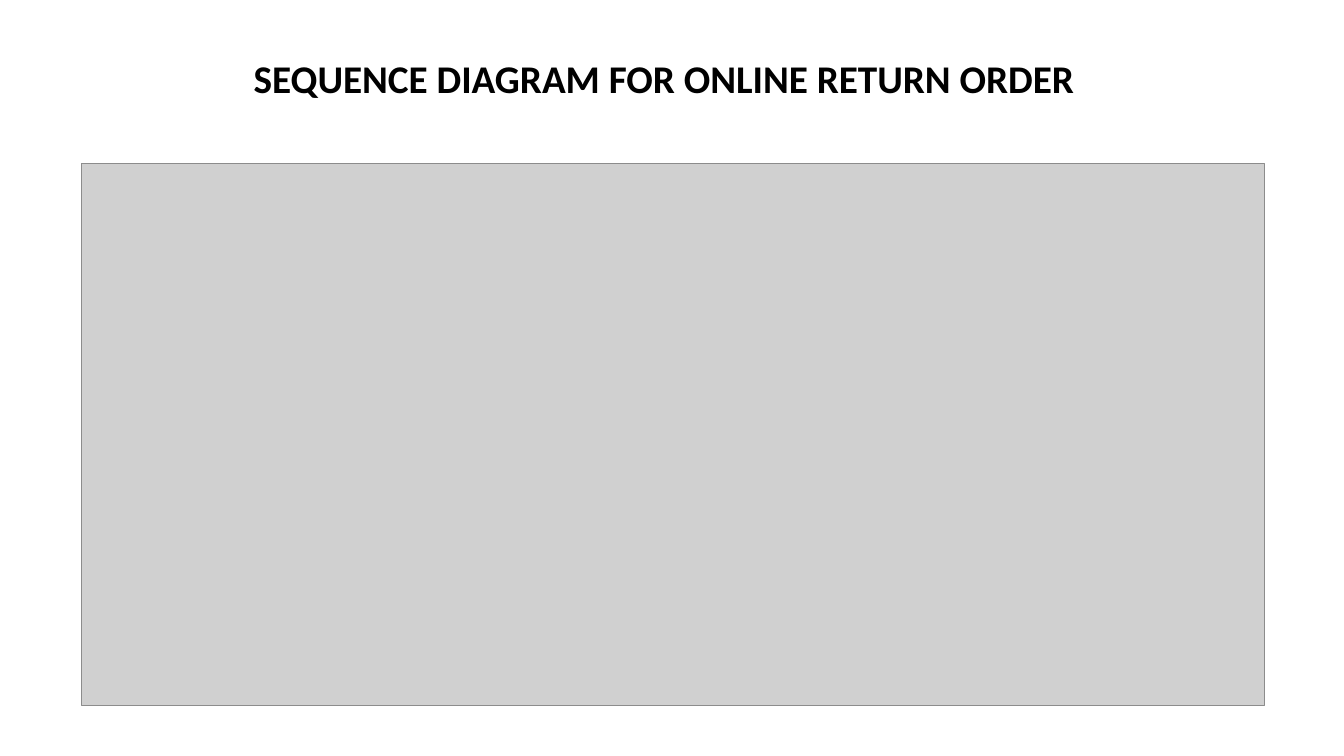
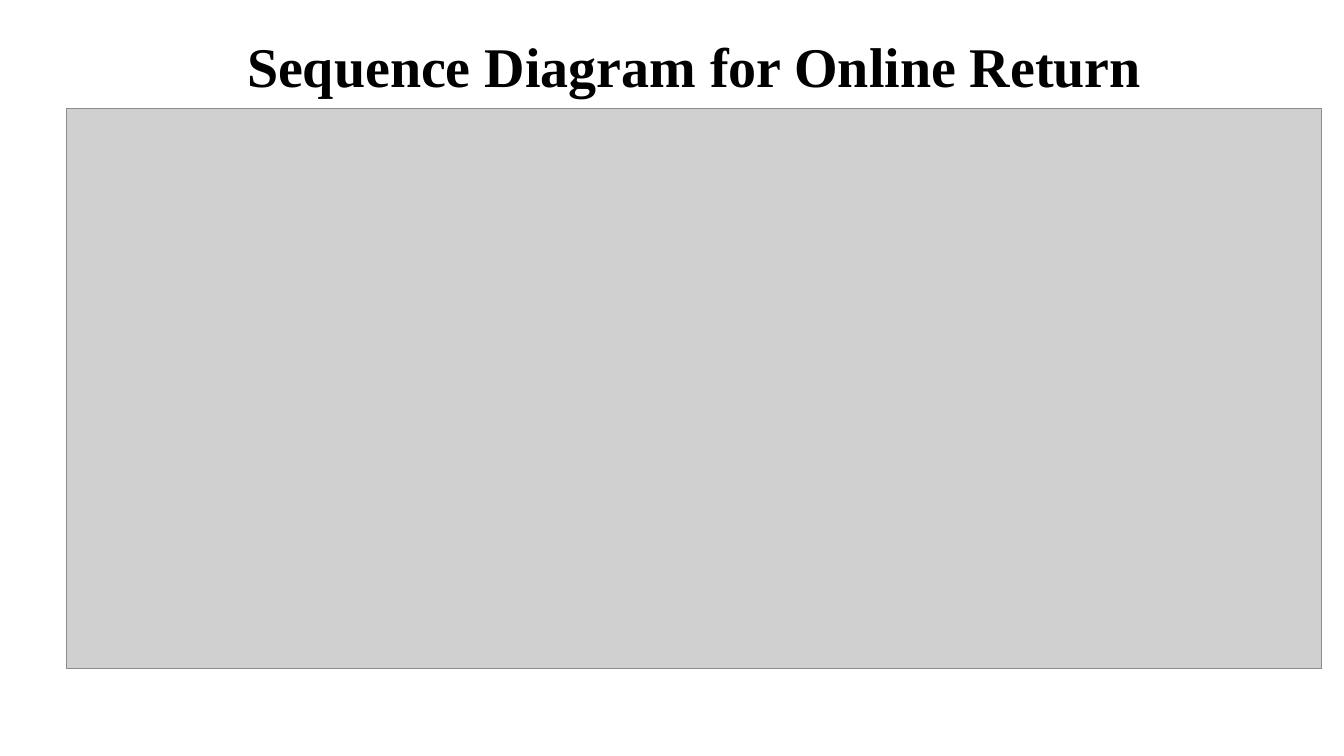
Before and after one commit to asing472/Great_Outdoor_Group_B, a slide deck: slide 31 of Presentation/GroupB.pptx (slide 29 before the commit). Drawn at 1344x756 pixels with LibreOffice and Linux fonts; fonts in the diff are those of the drawing; grey boxes stand for pictures. Boxes give left, top, right and bottom in pixels: in the first picture for what was removed or moved away, otherwise in the second. Text is boxed around its words. In the diff, an @@ line names an element or a change of style, - is before the commit and + after.

```diff
--- a/Presentation/GroupB.pptx
+++ b/Presentation/GroupB.pptx
@@ text "Sequence Diagram for Online Return" at <box>247,47,1141,97</box>: vertical alignment bottom to top @@
@@ text at <box>247,47,1141,97</box>: text changed; size 28 to 40 pt; font Calibri to Times New Roman @@
-SEQUENCE DIAGRAM FOR ONLINE RETURN ORDER
+Sequence Diagram for Online Return
@@ picture: place and size @@
-picture at <box>82,163,1264,706</box>
+picture at <box>67,109,1322,669</box>
```
Also in this commit, not shown: 12 other slides changed, 32 slides added, 15 slides removed.
